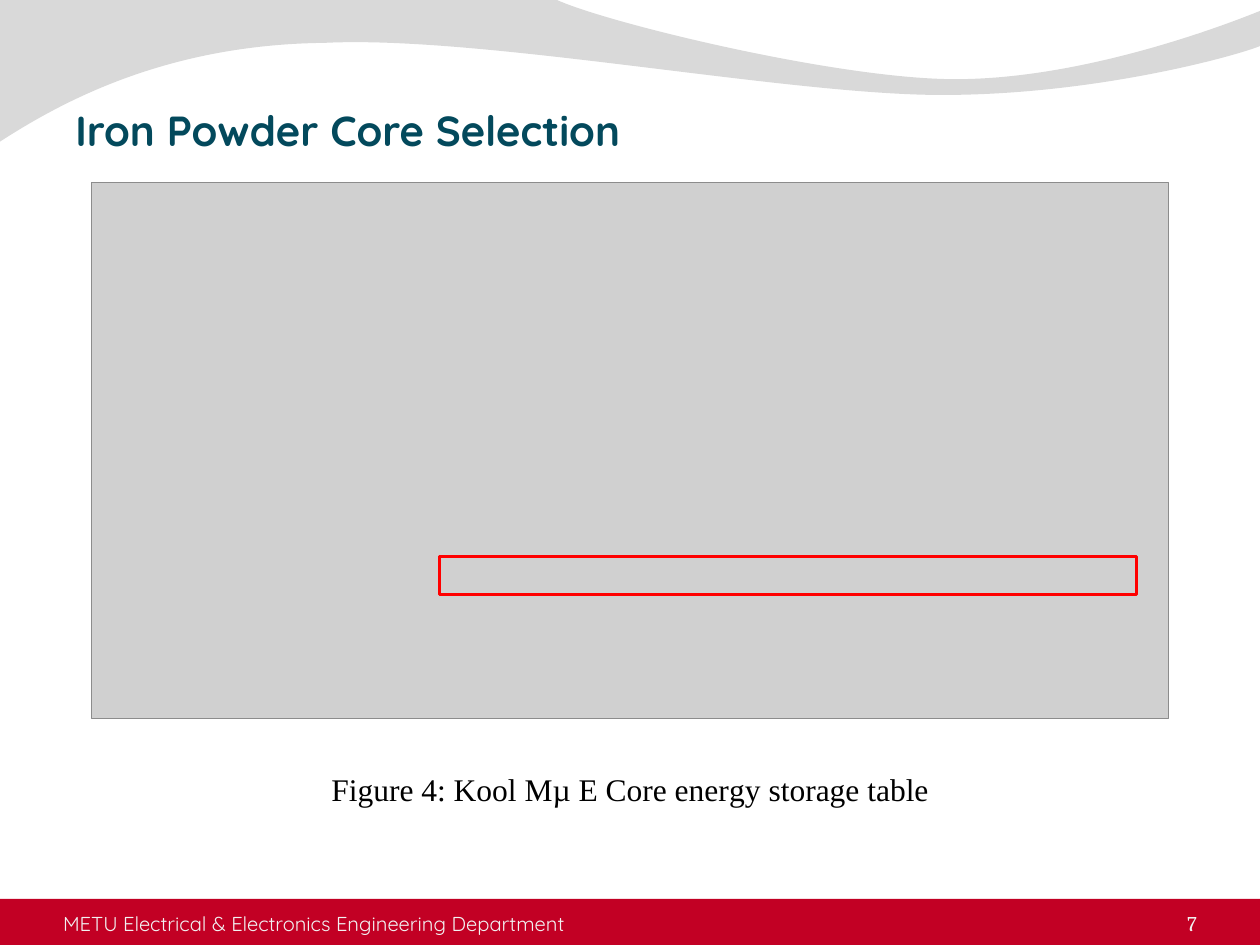
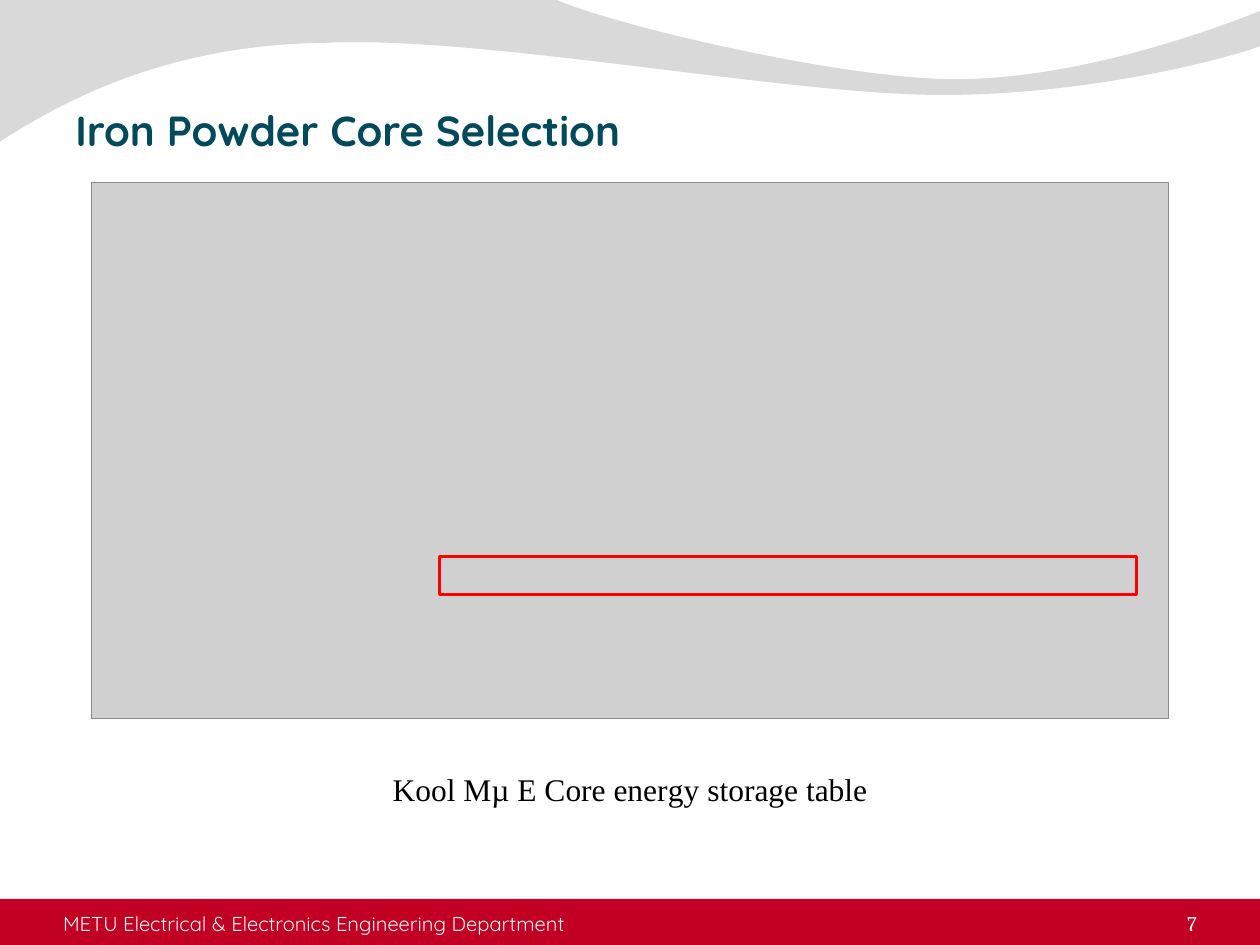
Before and after one commit to busranurkocak/EE464-Term-Project, a slide deck: slide 7 of Presentation/Final_presentation/Component_and_simulation_graphs.pptx. Drawn at 1260x945 pixels with LibreOffice and Linux fonts; fonts in the diff are those of the drawing; grey boxes stand for pictures; background and template pictures are left out. Boxes give left, top, right and bottom in pixels: in the first picture for what was removed or moved away, otherwise in the second. Text is boxed around its words. In the diff, an @@ line names an element or a change of style, - is before the commit and + after.

```diff
--- a/Presentation/Final_presentation/Component_and_simulation_graphs.pptx
+++ b/Presentation/Final_presentation/Component_and_simulation_graphs.pptx
@@ text at <box>393,779,867,808</box>: text changed @@
-Figure 4: Kool Mµ E Core energy storage table
+Kool Mµ E Core energy storage table
```
Also in this commit, not shown: 2 other slides changed, 2 slides added.
